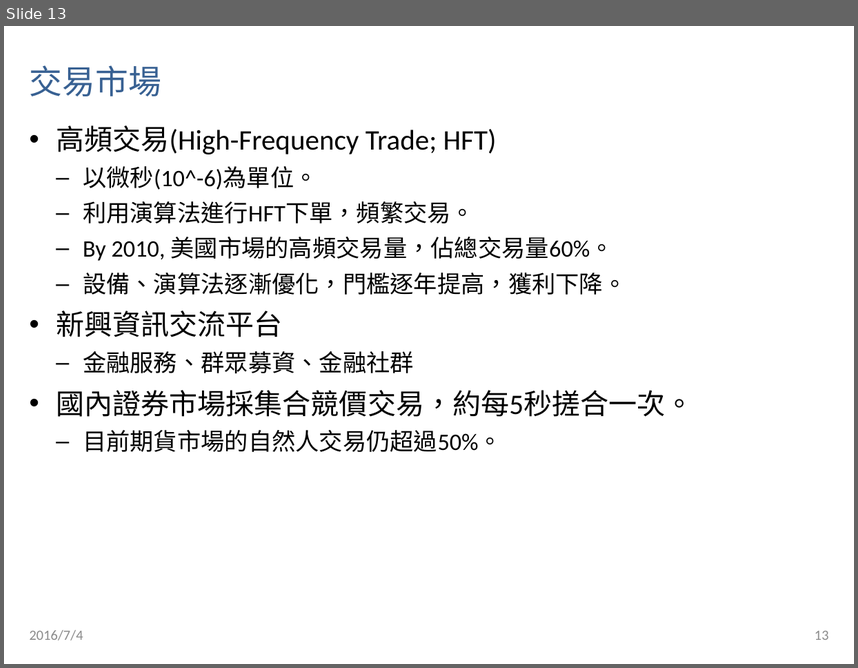
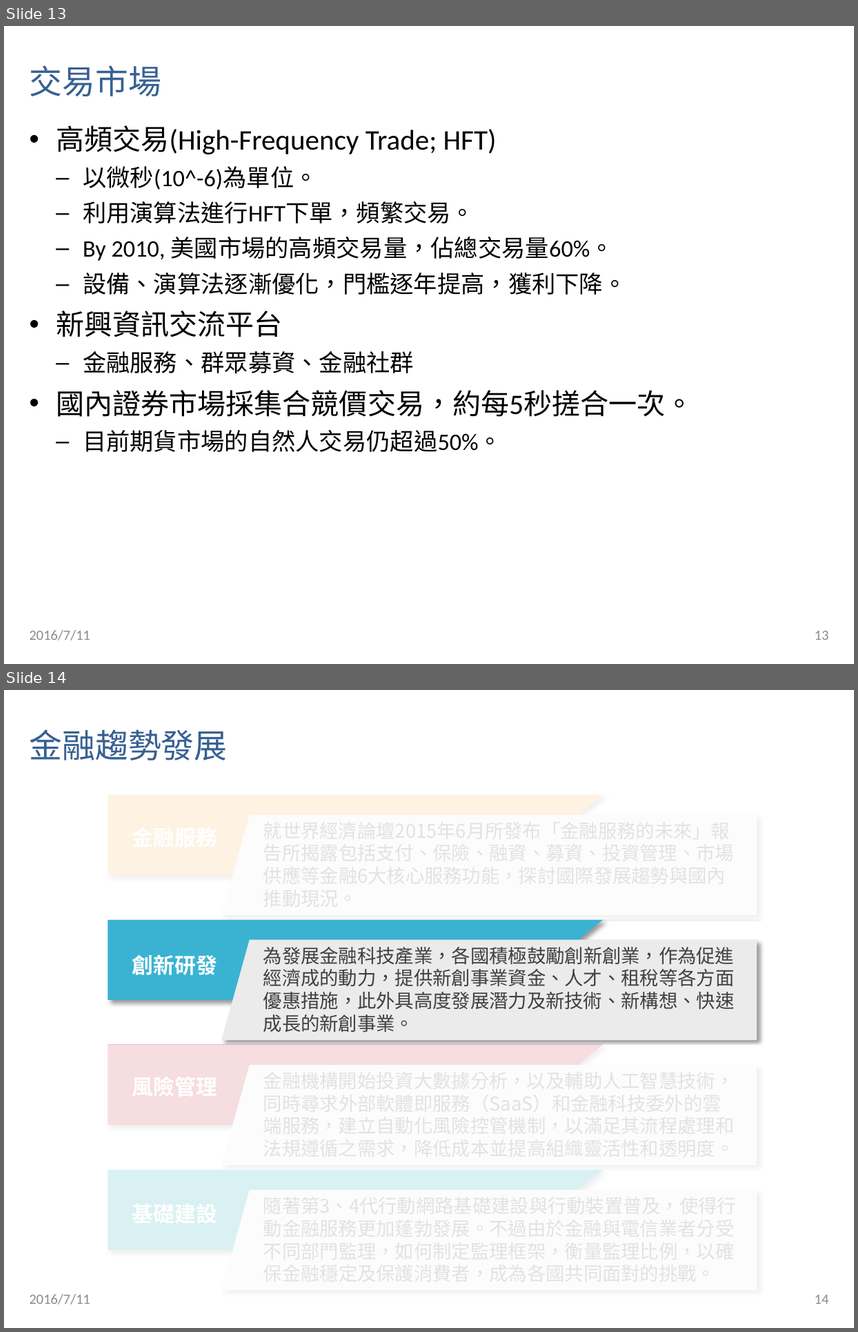
Before and after one commit to CpOuyang/custom, a slide deck: 20160712 - 金融科技白皮書(部會).pptx. Shown one above the other, each under a label of ours: slide 13 before the commit, slides 13 and 14 after it. The pictures are 858x668 and 858x1332 pixels, drawn with LibreOffice and Linux fonts; fonts in the diff are those of the drawing. Boxes give left, top, right and bottom in pixels: in the first picture for what was removed or moved away, otherwise in the second. Text is boxed around its words. In the diff, an @@ line names an element or a change of style, - is before the commit and + after.

```diff
--- a/20160712 - 金融科技白皮書(部會).pptx
+++ b/20160712 - 金融科技白皮書(部會).pptx
@@ slide 14 added at box(4, 690, 854, 1328), background #FFFFFF @@
@@ title added at box(30, 729, 228, 760), 28 pt, text #376092 @@
+金融趨勢發展
@@ rectangle added at box(91, 788, 766, 920), fill #FFFFFF at 85% opacity @@
@@ flow chart manual input added at box(107, 795, 603, 875), fill #FCB040 @@
@@ freeform shape added at box(221, 815, 757, 915), fill #EBEBEB @@
@@ group added at box(107, 920, 757, 1041): 2 texts, 1 flow chart manual input, 1 freeform shape @@
+創新研發
+為發展金融科技產業，各國積極鼓勵創新創業，作為促進經濟成的動力，提供新創事業資金、人才、租稅等各方面優惠措施，此外具高度發展潛力及新技術、新構想、快速成長的新創事業。
@@ rectangle added at box(91, 1045, 766, 1297), fill #FFFFFF at 85% opacity @@
@@ flow chart manual input added at box(107, 1045, 603, 1125), fill #BE1F33 @@
@@ freeform shape added at box(221, 1065, 757, 1165), fill #EBEBEB @@
@@ flow chart manual input added at box(107, 1170, 603, 1250), fill #01A5AE @@
@@ freeform shape added at box(221, 1190, 757, 1290), fill #EBEBEB @@
@@ text added at box(30, 1294, 91, 1304), 12 pt, text #8C8C8C @@
+2016/7/11
@@ page number added at box(815, 1294, 829, 1303), 12 pt, text #8C8C8C @@
+14
@@ slide 13 changed as well @@
@@ text at box(30, 630, 91, 640): text changed @@
-2016/7/4
+2016/7/11
```
Also in this commit, not shown: 29 other slides changed, 10 other slides added, 2 slides removed.
